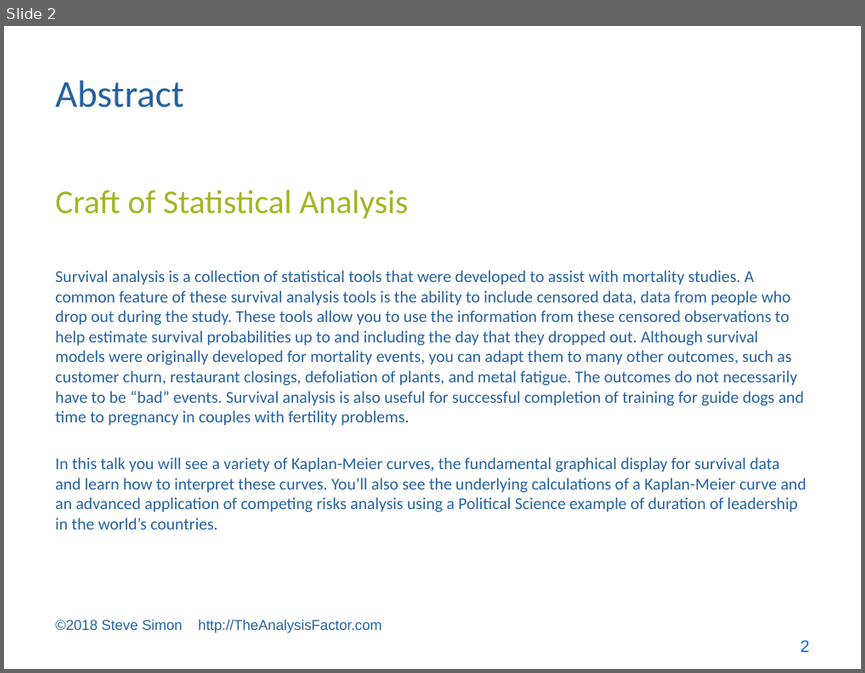
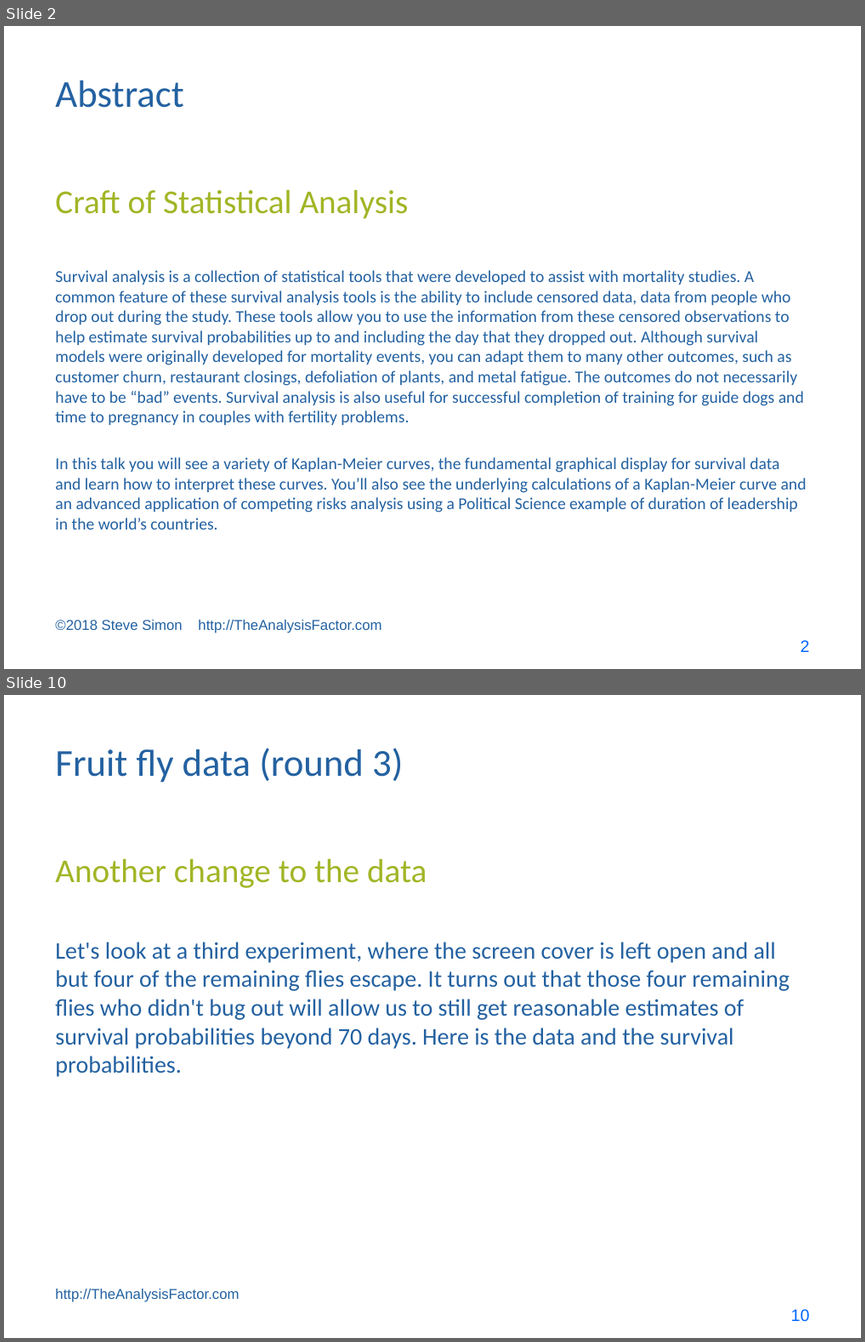
Before and after one commit to pmean/survival-models, a slide deck: bin/cosa lecture.pptx. Shown one above the other, each under a label of ours: slide 2 before the commit, slides 2 and 10 after it; the slides between them are not shown. The pictures are 865x673 and 865x1342 pixels, drawn with LibreOffice and Linux fonts; fonts in the diff are those of the drawing. Boxes give left, top, right and bottom in pixels: in the first picture for what was removed or moved away, otherwise in the second. Text is boxed around its words. In the diff, an @@ line names an element or a change of style, - is before the commit and + after.

```diff
--- a/bin/cosa lecture.pptx
+++ b/bin/cosa lecture.pptx
@@ slide 10 added at [4,695,861,1338], background #FFFFFF @@
@@ title added at [55,748,403,783], 32 pt, text #2361A1 @@
+Fruit fly data (round 3)
@@ text added at [55,858,426,888], 28 pt, text #A2B525 @@
+Another change to the data
@@ text added at [55,941,789,1077], 20 pt, text #2361A1 @@
+Let's look at a third experiment, where the screen cover is left open and all but four of the remaining flies escape. It turns out that those four remaining flies who didn't bug out will allow us to still get reasonable estimates of survival probabilities beyond 70 days. Here is the data and the survival probabilities.
@@ text added at [55,1288,239,1302], 12 pt, text #2361A1 @@
+http://TheAnalysisFactor.com
@@ page number added at [791,1309,810,1321], 14 pt, text #0066FF @@
+10
```
Also in this commit, not shown: 19 other slides added, 9 other files.
